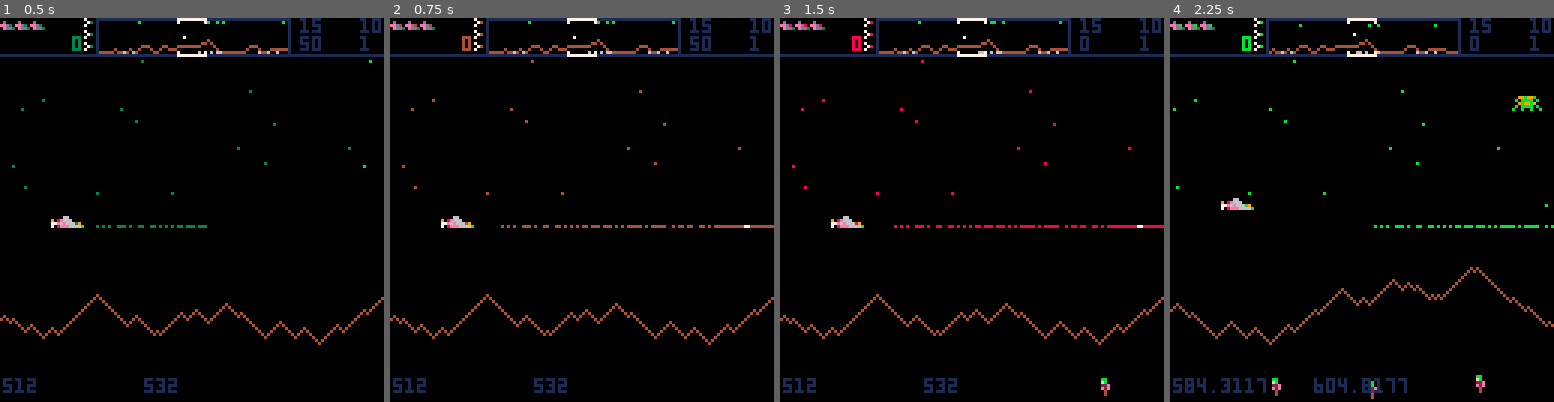
Above: before the commit, frames 1-4 (left to right).
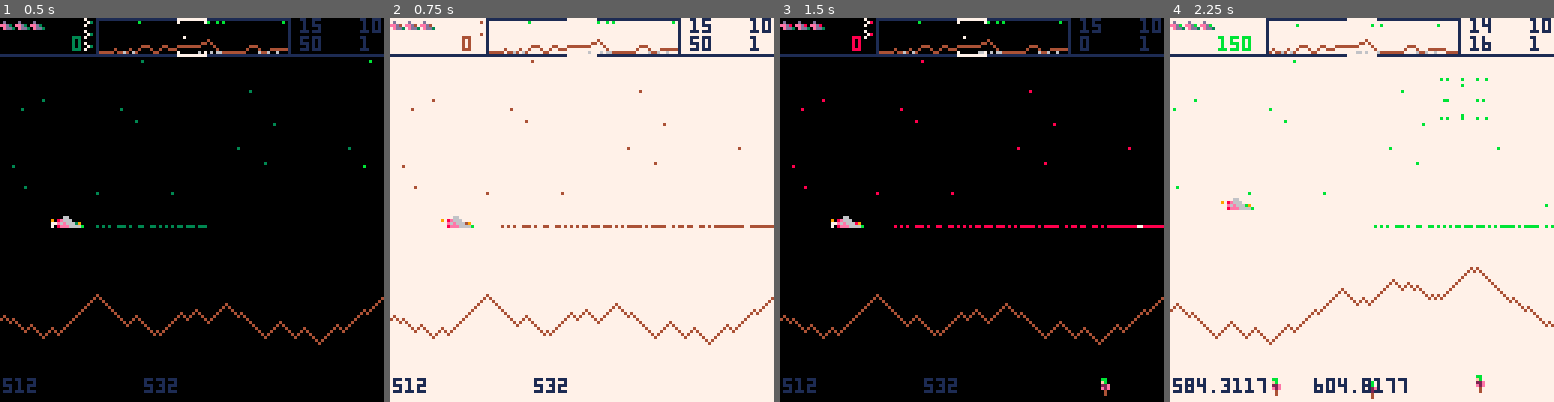
Above: after the commit, the same moments.

Repository: ggaughan/picodefender
Game: PICO-8 cartridge picodefender.p8
The game is run twice, just before and just after one commit, with the same random seed, the same clock (stepped at 60 frames per second) and the same inputs.
Inputs:
- Up to frame 1 (0.5 s): tap X (X key) at 0.33 s
- Up to frame 2 (0.75 s): tap O (Z key) at 0.7 s
- Up to frame 3 (1.5 s): tap X (X key) at 1.07 s
- Up to frame 4 (2.25 s): hold Right 1.6-2.1 s; tap O (Z key) at 1.7, 2.1 s; tap X (X key) at 1.85 s; hold Up from 2.15 s (still down)

Frame 1 is identical in both runs. In frame 2, 96% of the frame differs, in the area x 0-100%, y 0-100%; in frame 3, less than 0.1%; in frame 4, 95%.

Commit message:
Add bombs

Diff:
--- a/picodefender.p8
+++ b/picodefender.p8
@@ -96,8 +96,9 @@
 laser_min_effective_age = 0.03  -- delay so it can be seen before being effective
 laser_inertia = 0.999
 
-lander_speed = 0.3
-mutant_speed = 0.6
+lander_speed = 0.1
+lander_speed_y_factor = 2
+mutant_speed = 0.4
 bullet_expire = 1.5
 bullet_speed = 1.6
 
@@ -122,6 +123,7 @@
 wave_reset = 2  -- seconds
 
 extra_score_expire = 1
+bombing_expire = 0.3
 
 function _init()
 	w = {}  -- ground + stars
@@ -178,6 +180,7 @@
 	cc = 1
 
 	extra_score = nil
+	bombing_t = nil
 
 	_draw = _draw_wave
 end
@@ -234,9 +237,26 @@
 	 	laser[1] += laser[5]*laser[3] * laser_speed
 	 	laser[5] *= laser_inertia
 	 end
-	 --if btnp(🅾️) then -- z
+
+	 if btnp(🅾️) then
 	 	-- smart bomb - kill all enemies
-	 --end
+	 	if pl.bombs > 0 then
+		 	sfx(6)
+		 	bombing_t = time()
+				for e in all(actors) do
+				 -- note: we kill bullets and mines too
+				 -- note: original doesn't seem to...
+			  if not(e.k == human) then
+						local sx = wxtoc(e.x)
+						if sx >= 0 and sx <= 127 then
+							e.hit = t
+						 kill_actor(e, nil)
+						end
+			  end
+				end
+	 		pl.bombs -= 1
+		 end
+	 end
 
 	 pl.dy *= inertia_py
 	 pl.y += pl.dy
@@ -427,7 +447,7 @@
 					 elseif e.target.capture == capture_targetted and abs(e.x - e.target.x) < target_x_epsilon and abs(e.y - e.target.y) < target_y_epsilon then
 					 	-- here!
 					 	printh("capturing! "..e.x.." "..e.target.x)
-					 	e.dy = -lander_speed/2
+					 	e.dy = -lander_speed*lander_speed_y_factor
 					 	e.dx = 0  -- straight up
 							e.target.capture = capture_lifted
 							e.target.dy = gravity_speed  -- for if/when dropped
@@ -455,7 +475,7 @@
 					-- attack
 					-- todo wrap?
 					if abs(e.x - pl.x) < 128 then
-						if rnd() < 0.002 then
+						if rnd() < 0.0015 then
 							b=add_bullet(e.x, e.y)  -- todo pass weak=true
 						end
 					end
@@ -783,6 +803,7 @@
 end
 
 function _draw_game_over()
+ -- game over
  cls()
 
 	draw_hud()
@@ -812,6 +833,7 @@
 end
 
 function _draw_end_wave()
+ -- end wave
  cls()
 
 	draw_hud()
@@ -850,9 +872,22 @@
 end
 
 function _draw_wave()
- cls()
-
  local t=time()
+
+ if bombing_t ~= nil then
+		local age = t - bombing_t
+		if age < bombing_expire then
+		 if flr(age * 18) % 2 == 0 then
+				cls(7)
+			else
+				cls(0)
+			end
+		else
+			bombing_t = nil
+		end
+	else
+		cls()
+	end
 
  if t-pt > 0.2 then
   cc = (cc%15) + 1
@@ -1243,7 +1278,7 @@
 		 -- todo if hit player - move
 			-- note: pass hit time = birthing - wait for implosion to finish  note: also avoids collision detection
 			l=make_actor(lander,x,y,time())
-			l.dy = lander_speed/2
+			l.dy = lander_speed*lander_speed_y_factor
 			l.lazy = rnd(512)  -- higher = less likely to chase
 			l.h=4
 			l.w=7
@@ -1274,7 +1309,7 @@
 		 -- todo if hit player - move
 			-- note: pass hit time = birthing - wait for implosion to finish  note: also avoids collision detection
 			l=make_actor(mutant,x,y,time())
-			l.dy = mutant_speed/2
+			l.dy = mutant_speed*lander_speed_y_factor
 			-- todo remove lazy here?
 			l.lazy = rnd(512)  -- higher = less likely to chase
 			l.h=4
@@ -1294,7 +1329,7 @@
 		 -- todo if hit player - move
 			-- note: pass hit time = birthing - wait for implosion to finish  note: also avoids collision detection
 			l=make_actor(bomber,x,y,time())
-			--l.dy = lander_speed/2
+			--l.dy = lander_speed*lander_speed_y_factor
 			l.lazy = rnd(512)  -- higher = less likely to chase
 			l.h=4
 			l.w=3
@@ -1313,7 +1348,7 @@
 		 -- todo if hit player - move
 			-- note: pass hit time = birthing - wait for implosion to finish  note: also avoids collision detection
 			l=make_actor(pod,x,y,time())
-			--l.dy = lander_speed/2
+			--l.dy = lander_speed*lander_speed_y_factor
 			l.lazy = rnd(512)  -- higher = less likely to chase
 			l.h=4
 			l.w=5
Not shown, changed: the sound effects (__sfx__) section of picodefender.p8
